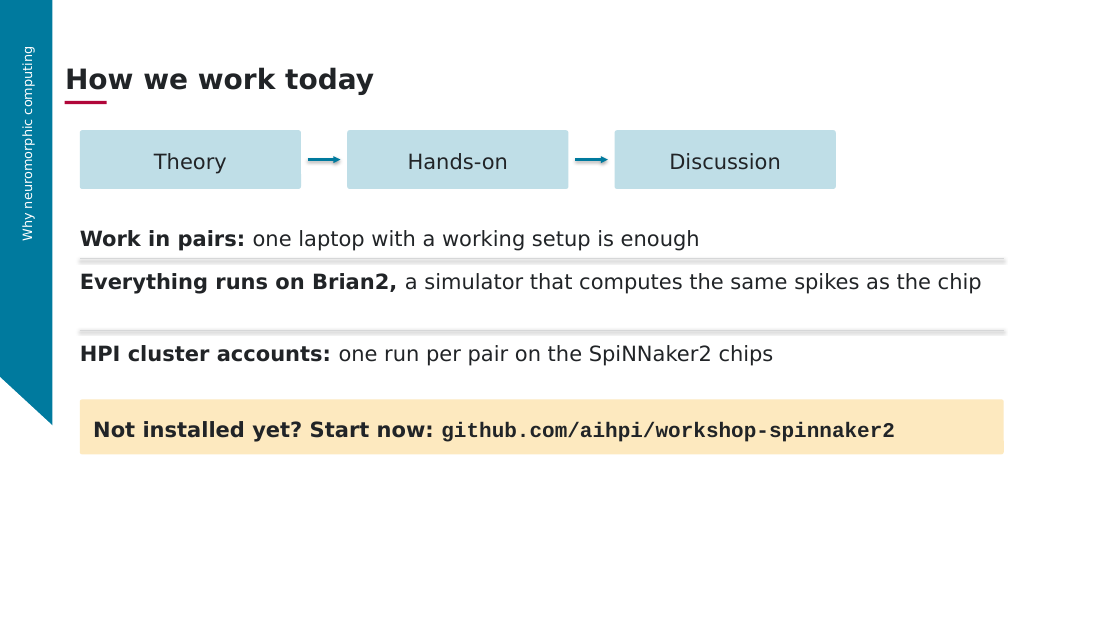
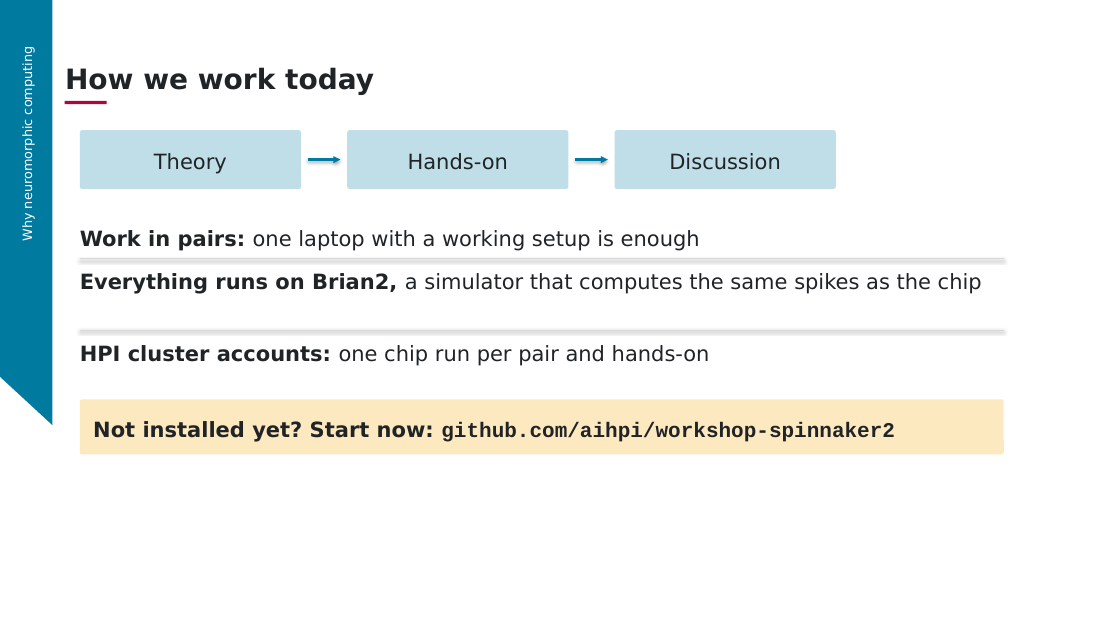
Before and after one commit to aihpi/workshop-spinnaker2, a slide deck: slide 3 of 02_workshop_design/slides/part1.pptx. Drawn at 1120x630 pixels with LibreOffice and Linux fonts; fonts in the diff are those of the drawing; background and template pictures are left out. Boxes give left, top, right and bottom in pixels: in the first picture for what was removed or moved away, otherwise in the second. Text is boxed around its words. In the diff, an @@ line names an element or a change of style, - is before the commit and + after.

```diff
--- a/02_workshop_design/slides/part1.pptx
+++ b/02_workshop_design/slides/part1.pptx
@@ text at box(80, 345, 710, 366): text changed @@
-HPI cluster accounts: one run per pair on the SpiNNaker2 chips
+HPI cluster accounts: one chip run per pair and hands-on
```
Also in this commit, not shown: 15 other slides changed, 10 other files.
